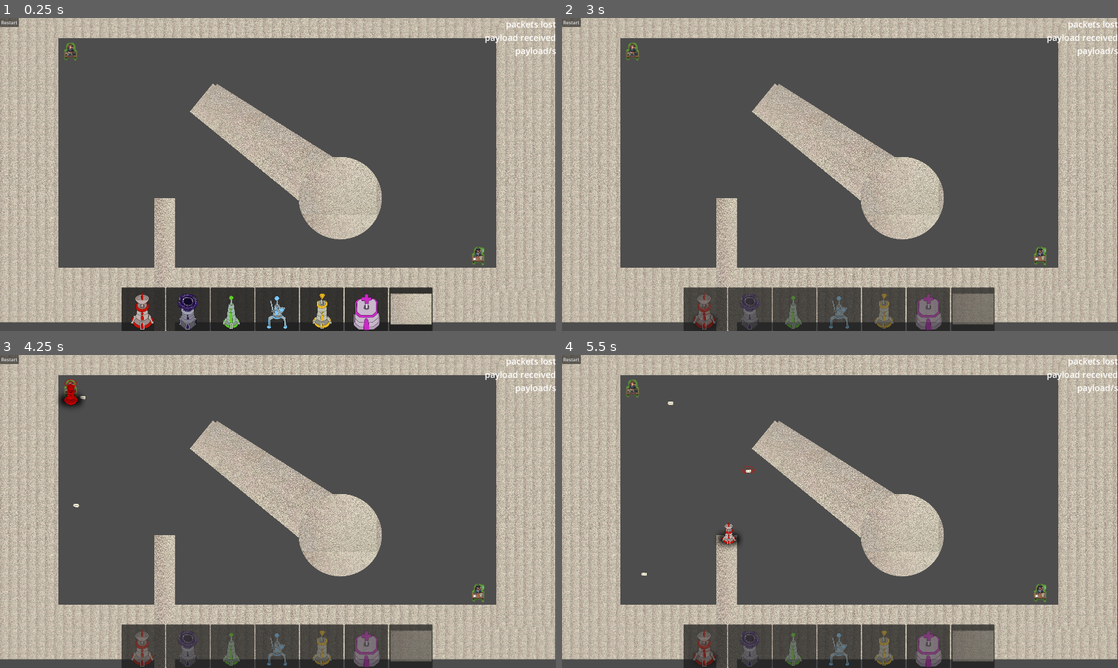
Above: before the commit, frames 1-4 (two rows, left to right).
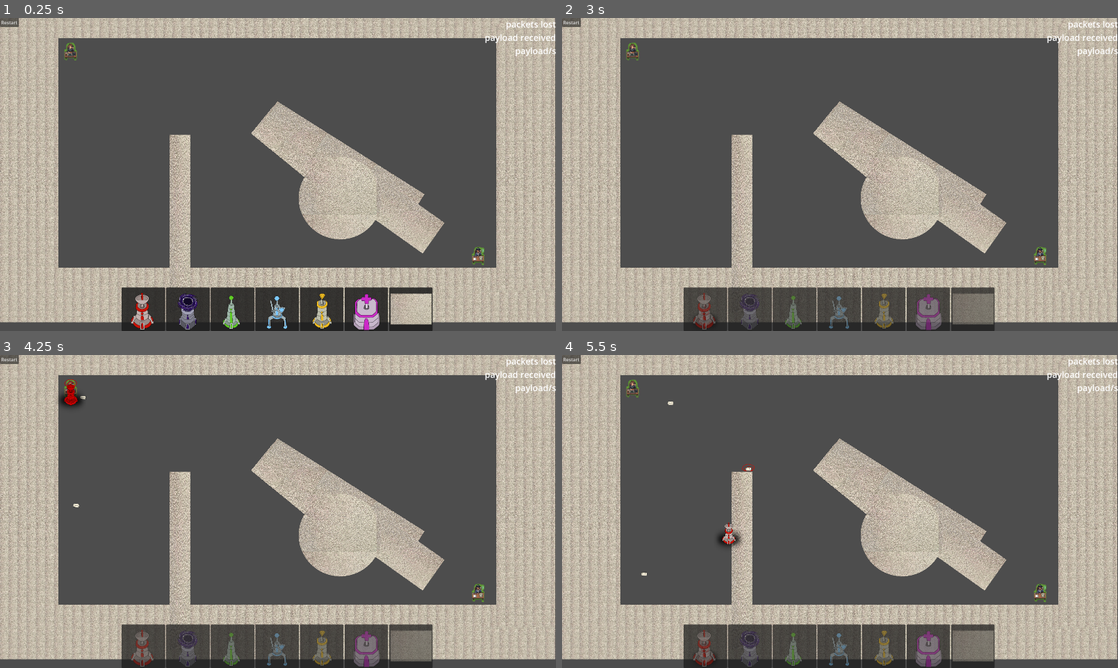
Above: after the commit, the same moments.

Repository: ryupold/ld59
Game: Godot game, scene res://scenes/main.tscn
Two runs of this game, one before a commit and one after it. Both use one fixed random seed, a clock stepped at 60 frames per second and the inputs below. The engine's default icon, where the game draws it, is replaced by a stand-in: a white triangle on a blue panel in a dark square.
Inputs (mouse positions are in pixels of both pictures, inside the frame that each line leads up to):
- Up to frame 1 (0.25 s): no input
- Up to frame 2 (3 s): click "Restart" at 0.5 s; click "Restart" at 1.25 s; click "Restart" at 2 s; click (706, 309) at 2.77 s
- Up to frame 3 (4.25 s): drag from (144, 649) to (72, 389) at 3.52 s
- Up to frame 4 (5.5 s): tap Enter at 4.25 s; drag from (728, 527) to (634, 389) at 4.27 s; click (706, 646) at 5.02 s

The runs differ from the first frame. In frame 1, 8.0% of the frame differs, in the area x 27-80%, y 20-100%; in frame 2, 8.1%; in frame 3, 8.1%; in frame 4, 8.1%.

Commit message:
fix walls

Diff:
--- a/ld59-game/entities/walls/rectangle_wall.tscn
+++ b/ld59-game/entities/walls/rectangle_wall.tscn
@@ -19,6 +19,7 @@
 offset_bottom = -40.0
 grow_horizontal = 2
 grow_vertical = 2
+pivot_offset = Vector2(250, 250)
 texture = ExtResource("1_r0ave")
 expand_mode = 1
 stretch_mode = 1
@@ -27,5 +28,5 @@
 [node name="TextureRect" type="StaticBody2D" parent="." unique_id=1934212656]
 
 [node name="CollisionShape2D" type="CollisionShape2D" parent="TextureRect" unique_id=1601416324]
-position = Vector2(253, 250)
+position = Vector2(250, 250)
 shape = SubResource("RectangleShape2D_of5om")
Not shown: 1 places in ld59-game/entities/walls/rectangle_wall.tscn that only renumber resources
Not shown: 1 places in ld59-game/entities/walls/walls.tscn that only renumber resources
